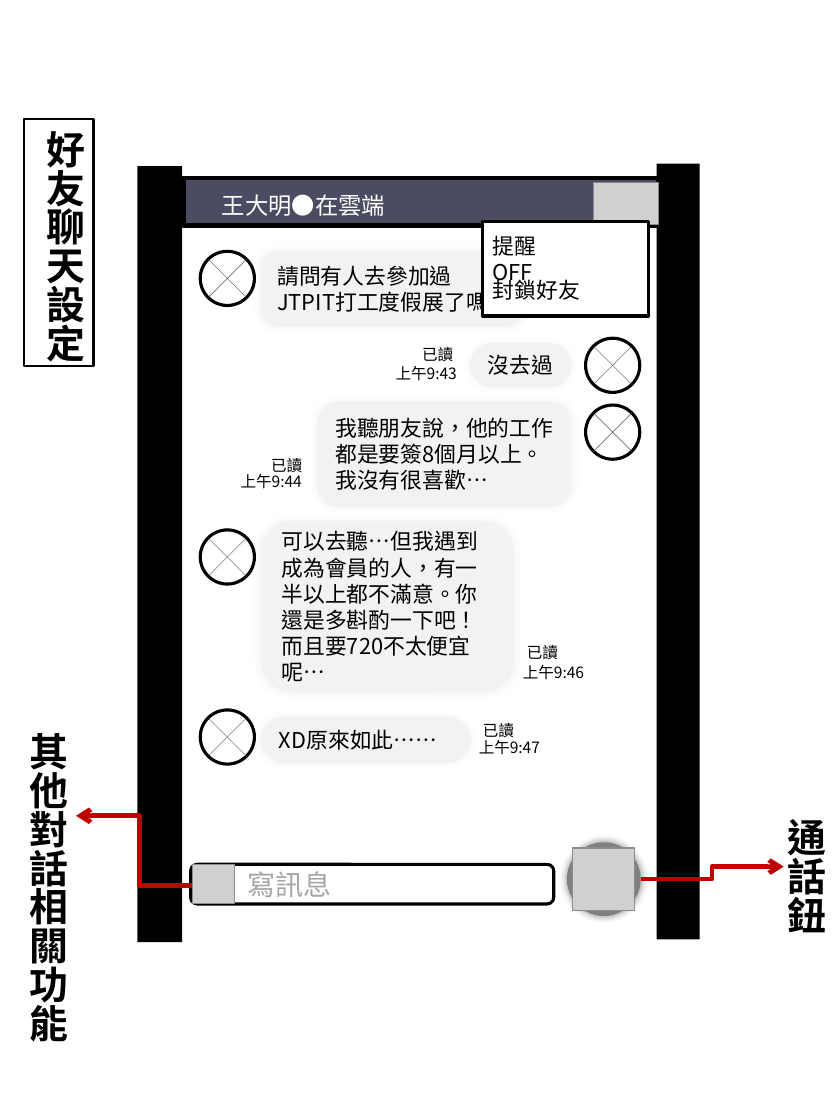
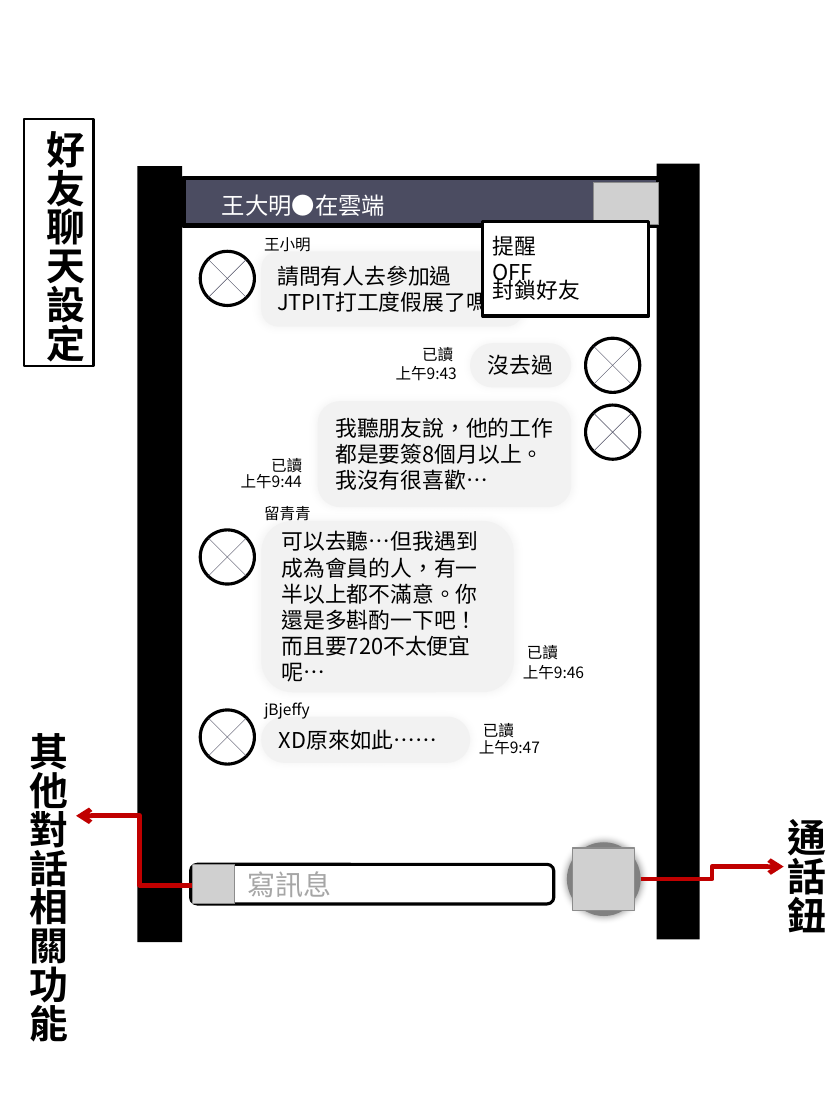
Before and after one commit to GabrielleWuHY/J2, a slide deck: slide 11 of ProjectA/FOuting框架圖.pptx. Drawn at 840x1120 pixels with LibreOffice and Linux fonts; fonts in the diff are those of the drawing; grey boxes stand for pictures; background and template pictures are left out. Boxes give left, top, right and bottom in pixels: in the first picture for what was removed or moved away, otherwise in the second. Text is boxed around its words. In the diff, an @@ line names an element or a change of style, - is before the commit and + after.

```diff
--- a/ProjectA/FOuting框架圖.pptx
+++ b/ProjectA/FOuting框架圖.pptx
@@ text added at (264, 237, 311, 252), 10 pt, text #000000 @@
+王小明
@@ text added at (264, 506, 311, 521), 10 pt, text #000000 @@
+留青青
@@ text added at (264, 702, 309, 719), 10 pt, text #000000 @@
+jBjeffy
```
Also in this commit, not shown: 11 other slides changed, 3 slides added, 1 slide removed, 2 other files.
